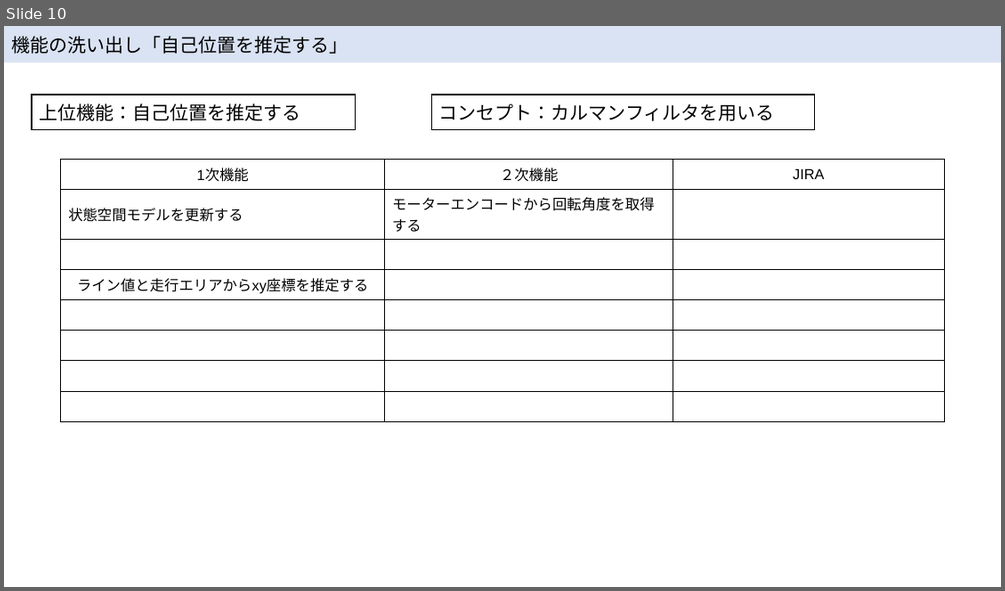
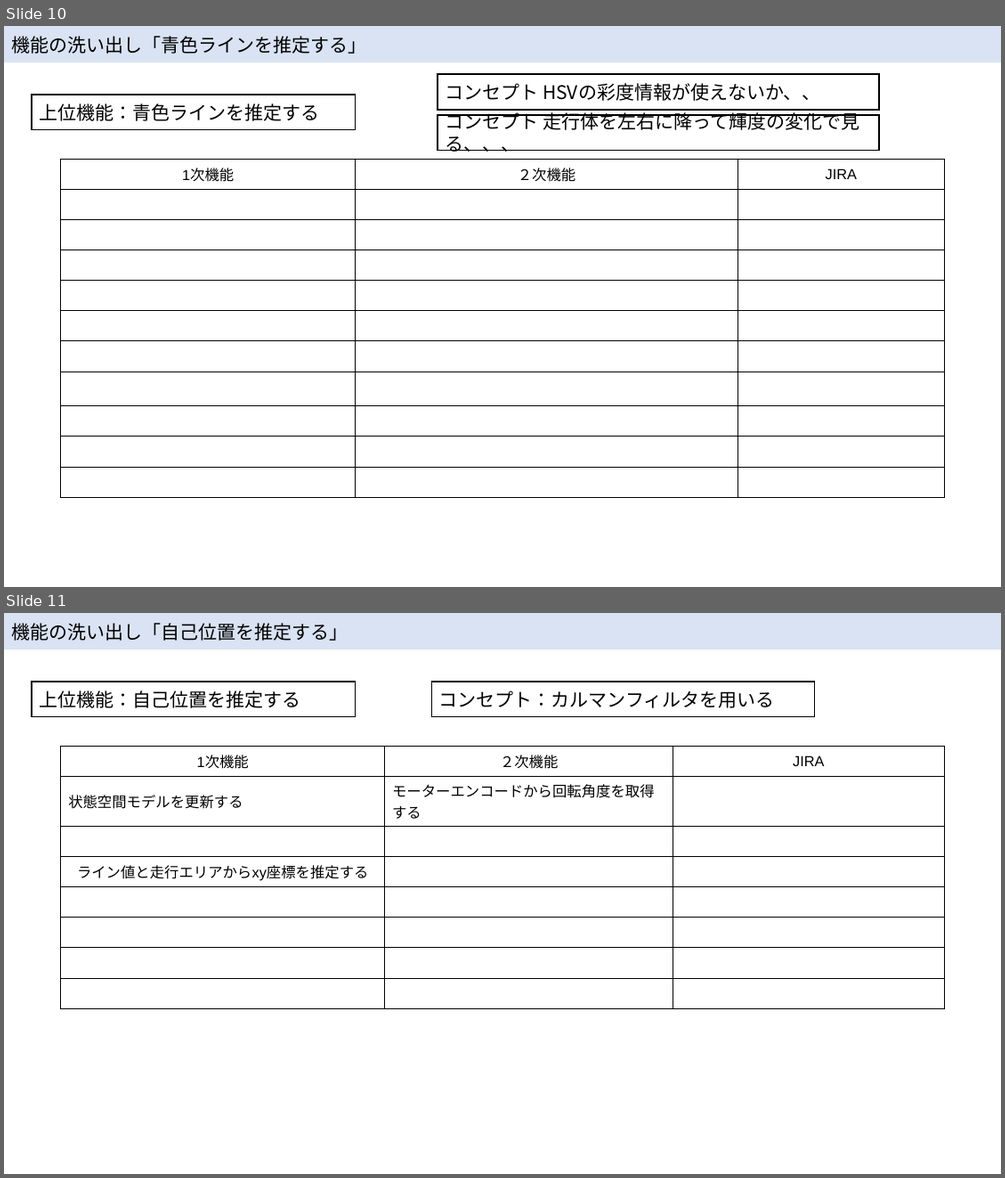
Before and after one commit to McRobo2019/ET_Robo_2019, a slide deck: Documents/hirojiren_設計ノート.pptx. Shown one above the other, each under a label of ours: slide 10 before the commit, slides 10 and 11 after it. The pictures are 1005x591 and 1005x1178 pixels, drawn with LibreOffice and Linux fonts; fonts in the diff are those of the drawing. Boxes give left, top, right and bottom in pixels: in the first picture for what was removed or moved away, otherwise in the second. Text is boxed around its words. In the diff, an @@ line names an element or a change of style, - is before the commit and + after.

Commit message:
KP-135 機能の追加

```diff
--- a/Documents/hirojiren_設計ノート.pptx
+++ b/Documents/hirojiren_設計ノート.pptx
@@ slide 10 added at [4, 26, 1001, 587], background #FFFFFF @@
@@ rectangle added at [4, 26, 1001, 62], fill #DAE3F3, 18 pt, text #000000 @@
+機能の洗い出し「青色ラインを推定する」
@@ rectangle added at [437, 75, 880, 110], fill #FFFFFF, outline #000000 1.5 pt, 18 pt, text #000000 @@
+コンセプト HSVの彩度情報が使えないか、、
@@ rectangle added at [32, 95, 356, 130], fill #FFFFFF, outline #000000 1.5 pt, 18 pt, text #000000 @@
+上位機能：青色ラインを推定する
@@ rectangle added at [437, 115, 880, 150], fill #FFFFFF, outline #000000 1.5 pt, 18 pt, text #000000 @@
+コンセプト 走行体を左右に降って輝度の変化で見る、、、
@@ table added at [61, 160, 945, 492], 11 rows, 3 columns @@
+1次機能 | ２次機能 | JIRA
+ |  | 
+ |  | 
+ |  | 
+ |  | 
+ |  | 
+ |  | 
+ |  | 
+ |  | 
+ |  | 
+ |  | 
@@ what was slide 10 is now slide 11 @@
```
Also in this commit, not shown: 2 slides changed, 1 other slide added, 1 other file.
